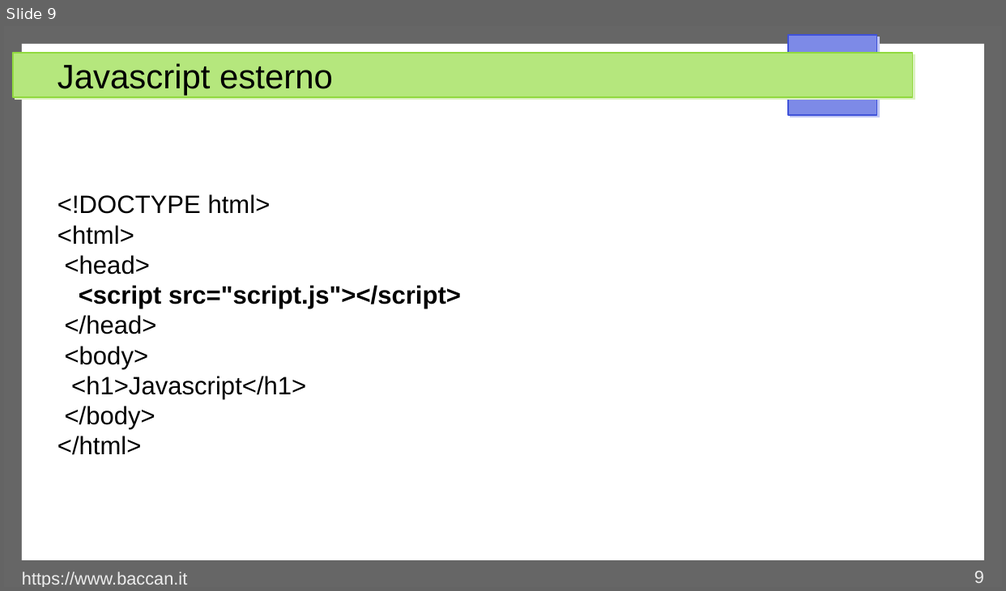
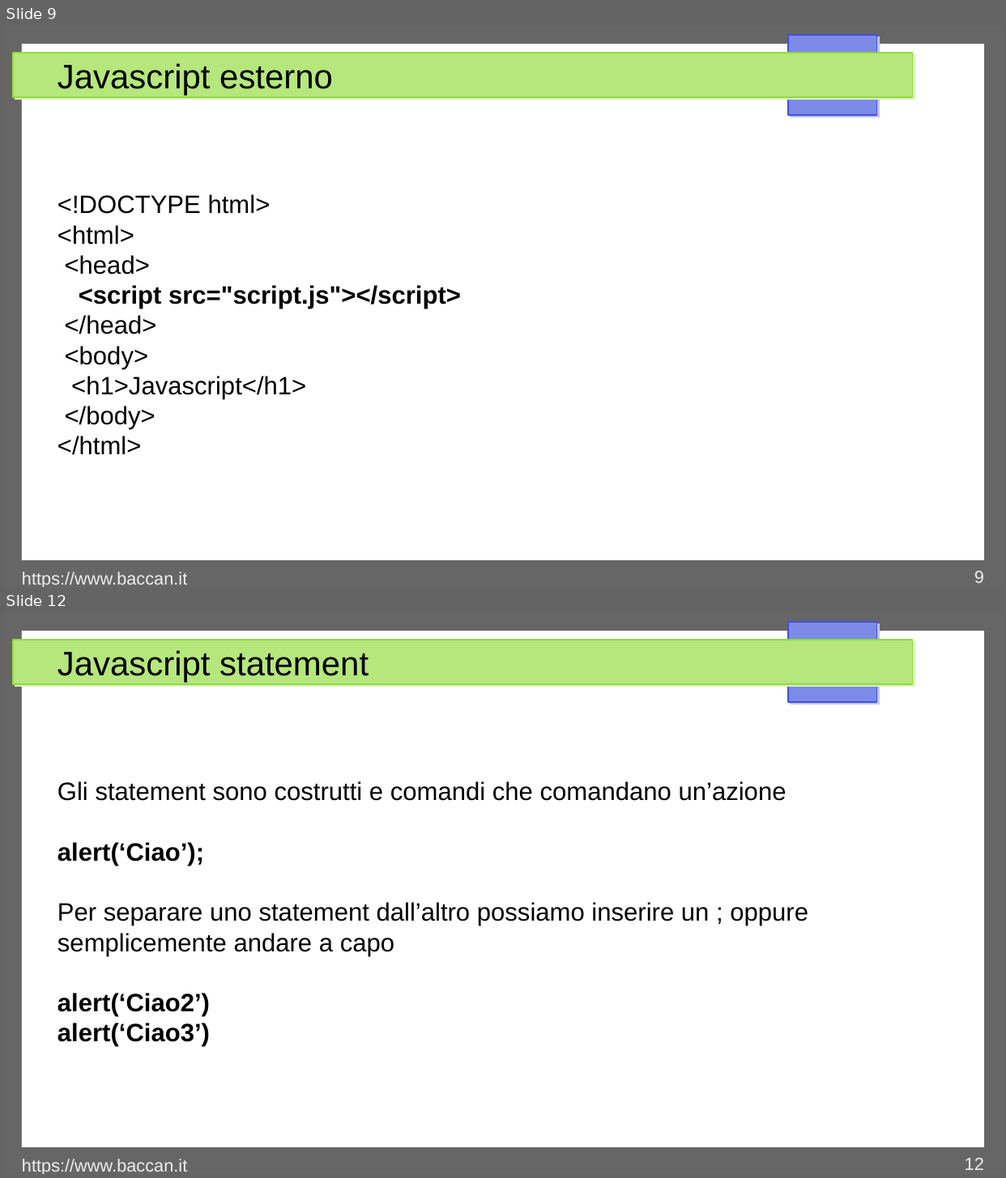
Before and after one commit to matteobaccan/CorsoJavascript, a slide deck: Chapter_Javascript.odp. Shown one above the other, each under a label of ours: slide 9 before the commit, slides 9 and 12 after it; the slides between them are not shown. The pictures are 1006x591 and 1006x1178 pixels, drawn with LibreOffice and Linux fonts; fonts in the diff are those of the drawing. Boxes give left, top, right and bottom in pixels: in the first picture for what was removed or moved away, otherwise in the second. Text is boxed around its words. In the diff, an @@ line names an element or a change of style, - is before the commit and + after.

```diff
--- a/Chapter_Javascript.odp
+++ b/Chapter_Javascript.odp
@@ slide 12 added at (4, 613, 1002, 1174), background #FFFFFF; not listed: 4 template elements that a slide beside it also shows @@
@@ title added at (57, 650, 368, 682), 27 pt, text #000000 @@
+Javascript statement
@@ text added at (57, 781, 808, 1047), 20 pt, text #000000 @@
+Gli statement sono costrutti e comandi che comandano un’azione
+alert(‘Ciao’);
+Per separare uno statement dall’altro possiamo inserire un ; oppure semplicemente andare a capo
+alert(‘Ciao2’)
+alert(‘Ciao3’)
@@ text added at (22, 1159, 187, 1174), 14 pt, text #EEEEEE @@
+https://www.baccan.it
@@ page number added at (965, 1158, 984, 1170), 14 pt, text #EEEEEE @@
+12
```
Also in this commit, not shown: 2 slides changed, 9 other slides added, 4 other files.
